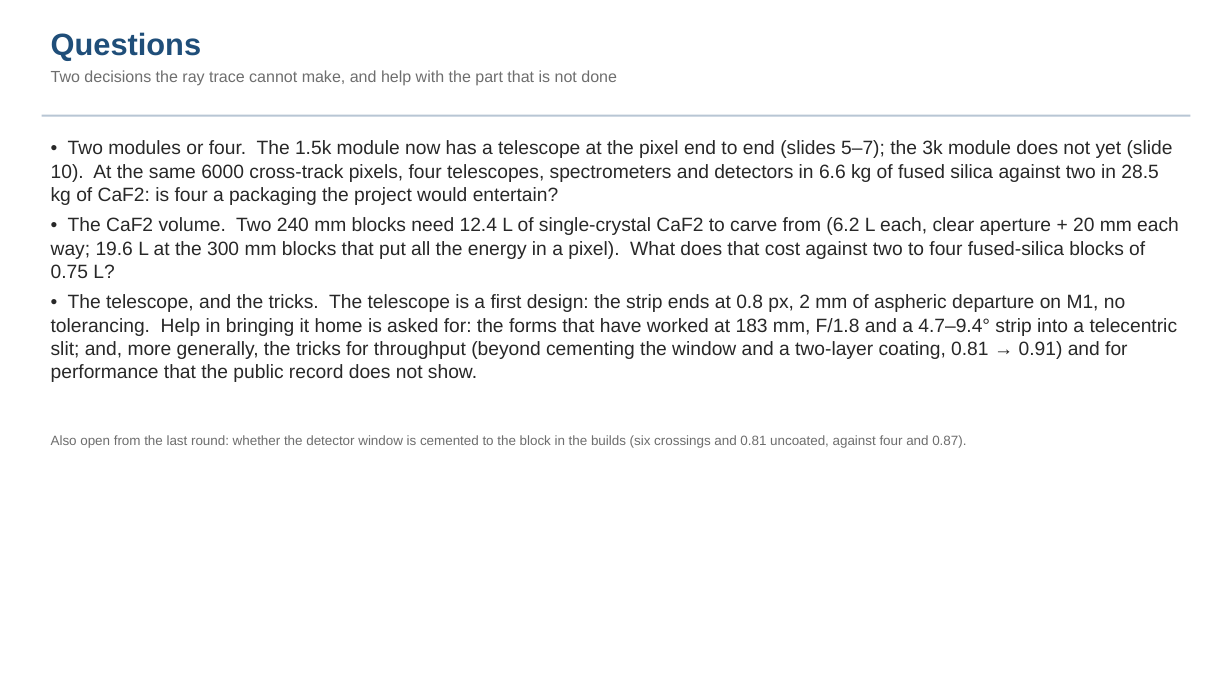
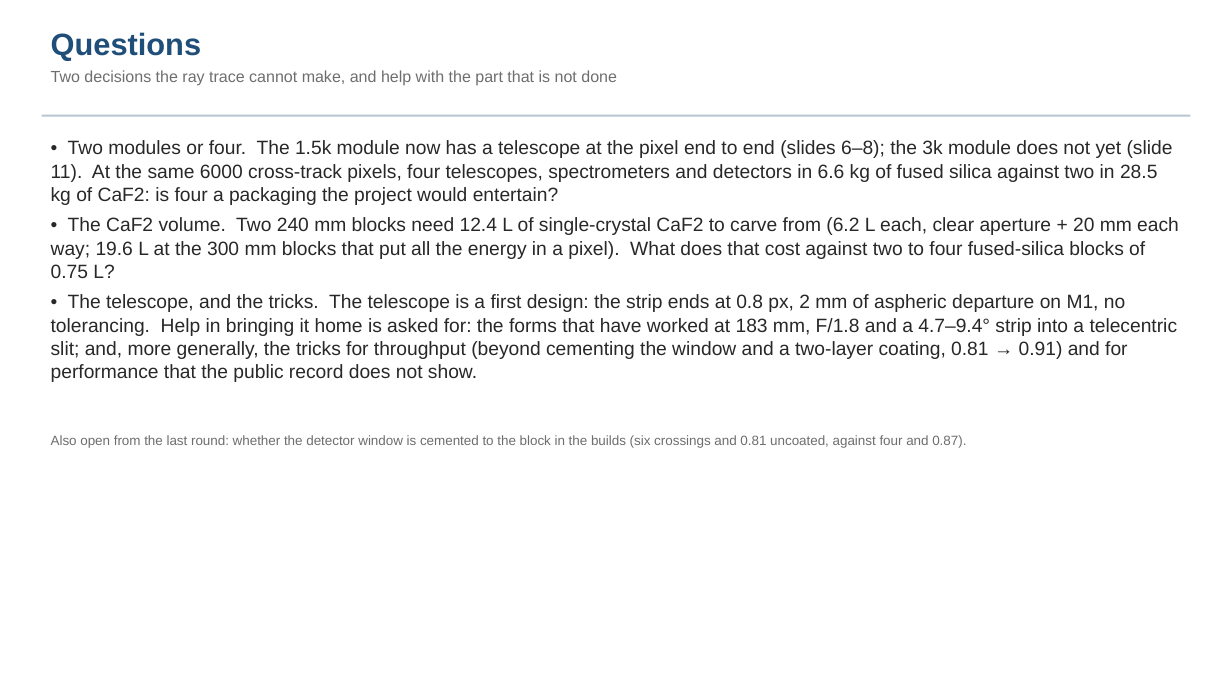
Before and after one commit to nasa-jpl/macos, a slide deck: slide 13 of demo_session/deck_dyson_record.pptx (slide 12 before the commit). Drawn at 1232x693 pixels with LibreOffice and Linux fonts; fonts in the diff are those of the drawing. Boxes give left, top, right and bottom in pixels: in the first picture for what was removed or moved away, otherwise in the second. Text is boxed around its words. In the diff, an @@ line names an element or a change of style, - is before the commit and + after.

```diff
--- a/demo_session/deck_dyson_record.pptx
+++ b/demo_session/deck_dyson_record.pptx
@@ text at <box>51,140,1173,205</box>: text changed @@
-• Two modules or four. The 1.5k module now has a telescope at the pixel end to end (slides 5–7); the 3k module does not yet (slide 10). At the same 6000 cross-track pixels, four telescopes, spectrometers and detectors in 6.6 kg of fused silica against two in 28.5 kg of CaF2: is four a packaging the project would entertain?
+• Two modules or four. The 1.5k module now has a telescope at the pixel end to end (slides 6–8); the 3k module does not yet (slide 11). At the same 6000 cross-track pixels, four telescopes, spectrometers and detectors in 6.6 kg of fused silica against two in 28.5 kg of CaF2: is four a packaging the project would entertain?
```
Also in this commit, not shown: 7 other slides changed, 1 slide added, 2 other files.
